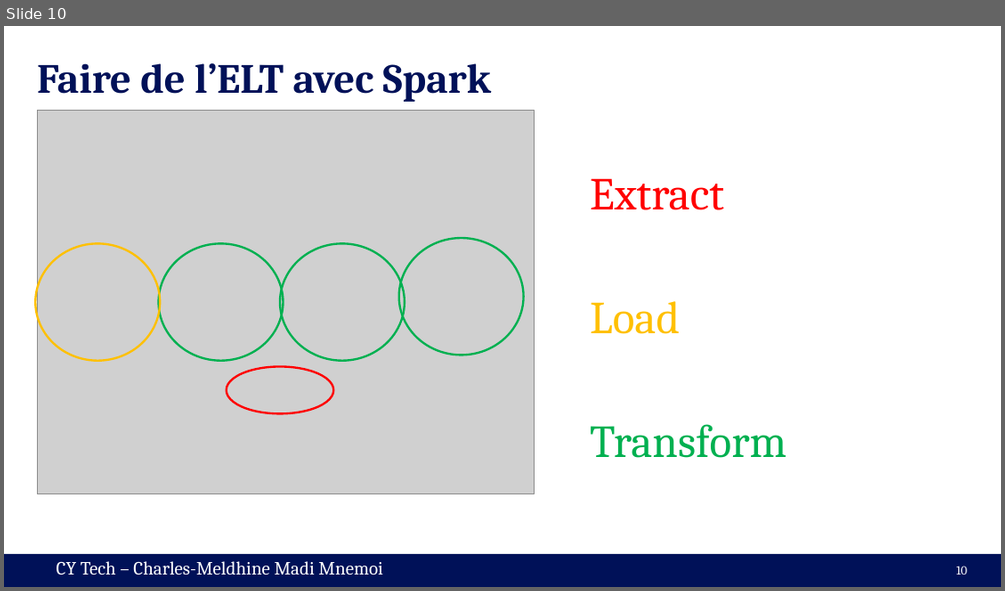
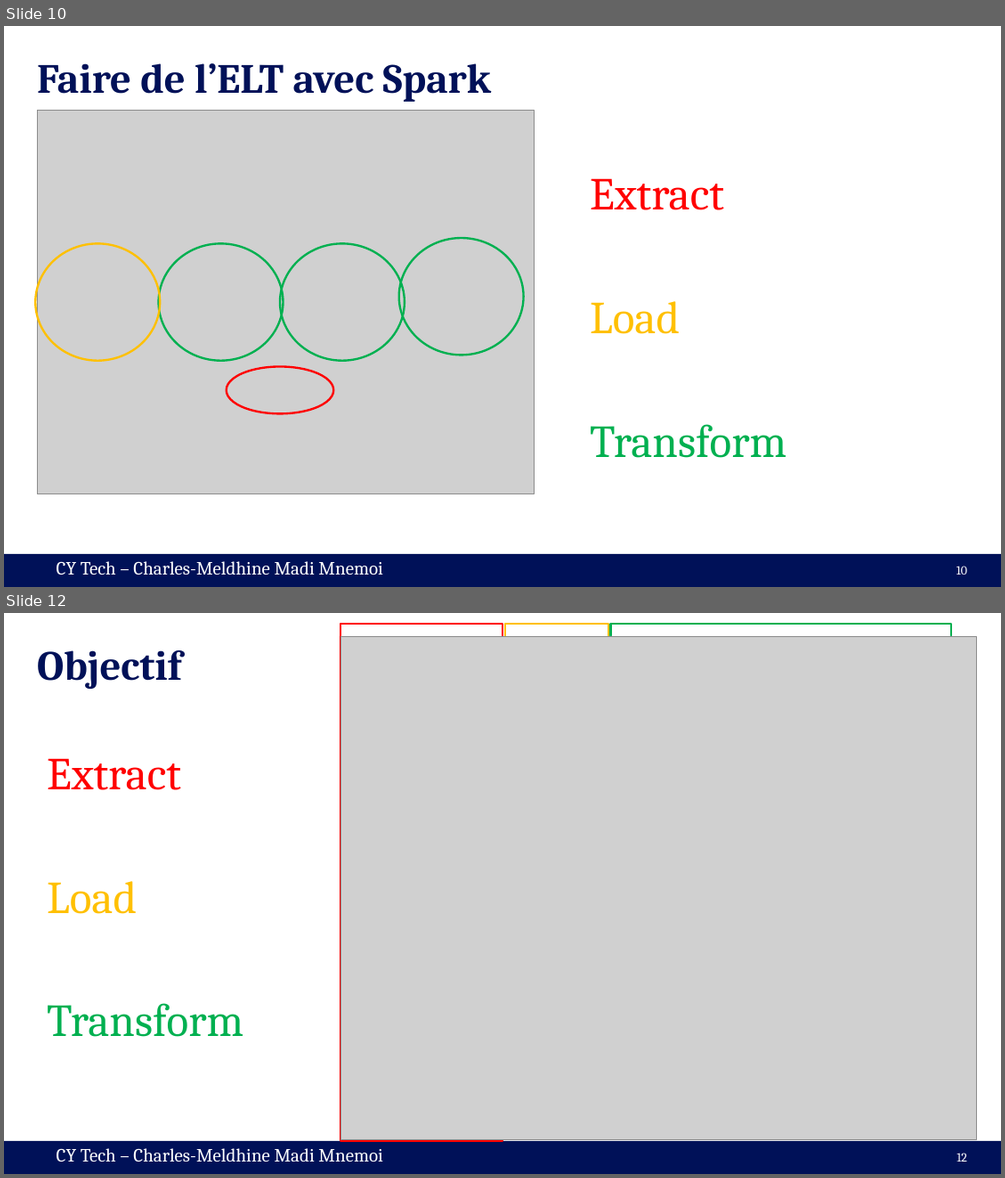
Before and after one commit to cmnemoi/cytech_sparks, a slide deck: presentation.pptx. Shown one above the other, each under a label of ours: slide 10 before the commit, slides 10 and 12 after it; the slides between them are not shown. The pictures are 1005x591 and 1005x1178 pixels, drawn with LibreOffice and Linux fonts; fonts in the diff are those of the drawing; grey boxes stand for pictures. Boxes give left, top, right and bottom in pixels: in the first picture for what was removed or moved away, otherwise in the second. Text is boxed around its words. In the diff, an @@ line names an element or a change of style, - is before the commit and + after.

Commit message:
Update presentation with slide on extract and load part

```diff
--- a/presentation.pptx
+++ b/presentation.pptx
@@ slide 12 added at (4,613,1001,1174), background #FFFFFF; not listed: 2 template elements that a slide beside it also shows @@
@@ rectangle added at (340,625,502,1141), outline #FF0000 2 pt @@
@@ picture added at (341,636,976,1139) @@
@@ rectangle added at (505,625,608,1138), outline #FFC000 2 pt @@
@@ rectangle added at (611,625,951,1138), outline #00B050 2 pt @@
@@ title added at (37,650,181,689), 40 pt, text #001158, bold @@
+Objectif
@@ text added at (47,758,243,1037), 44 pt, text #00B050 @@
+  Extract
+  Load
+  Transform
@@ page number added at (956,1152,967,1161), 12 pt, text #FFFFFF @@
+12
```
Also in this commit, not shown: 3 other slides added.
